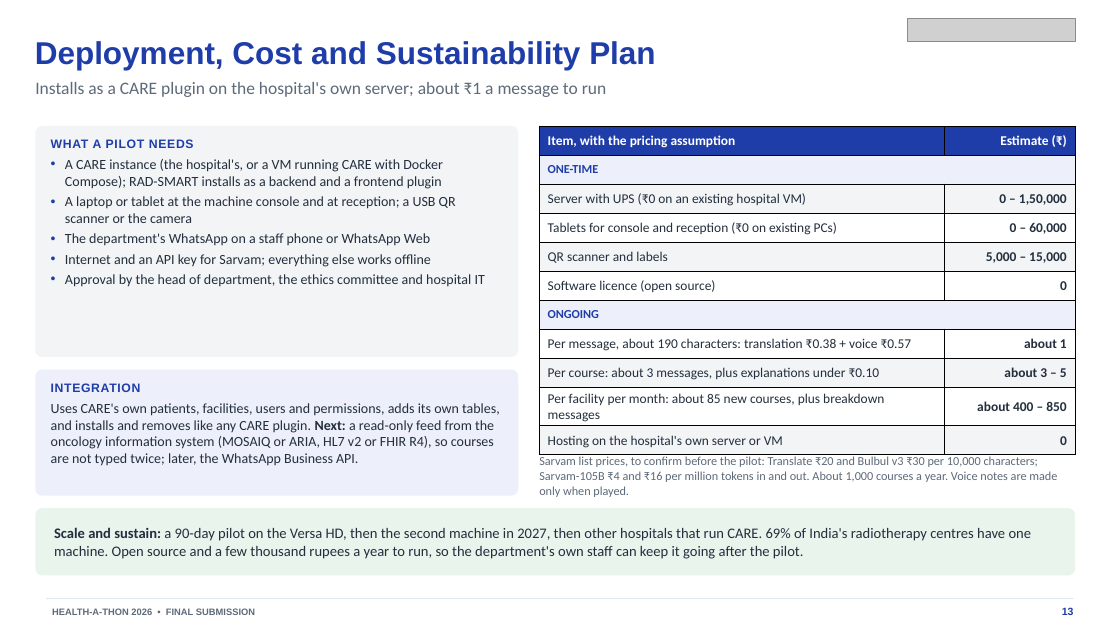
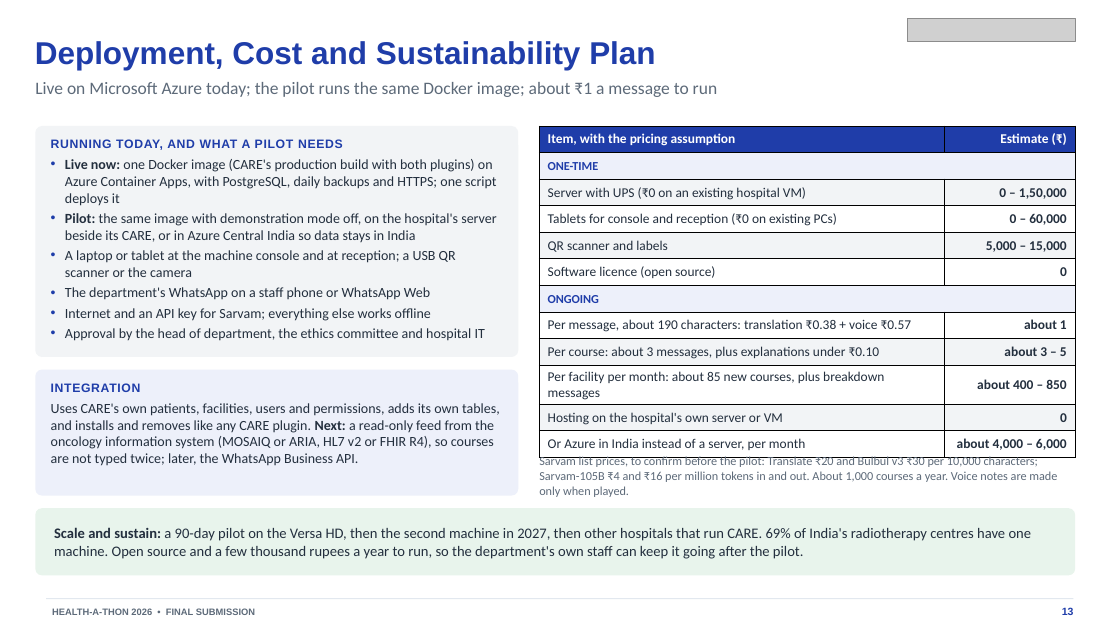
Before and after one commit to psraghothamrao8/RAD-SMART, a slide deck: slide 13 of docs/RAD-SMART_Phase2_Submission.pptx. Drawn at 1120x630 pixels with LibreOffice and Linux fonts; fonts in the diff are those of the drawing; grey boxes stand for pictures. Boxes give left, top, right and bottom in pixels: in the first picture for what was removed or moved away, otherwise in the second. Text is boxed around its words. In the diff, an @@ line names an element or a change of style, - is before the commit and + after.

```diff
--- a/docs/RAD-SMART_Phase2_Submission.pptx
+++ b/docs/RAD-SMART_Phase2_Submission.pptx
@@ text at [35, 82, 717, 97]: text changed @@
-Installs as a CARE plugin on the hospital's own server; about ₹1 a message to run
+Live on Microsoft Azure today; the pilot runs the same Docker image; about ₹1 a message to run
@@ text in rounded rectangle at [51, 139, 496, 242]: text changed @@
-WHAT A PILOT NEEDS
-• A CARE instance (the hospital's, or a VM running CARE with Docker Compose); RAD-SMART installs as a backend and a frontend plugin
+RUNNING TODAY, AND WHAT A PILOT NEEDS
+• Live now: one Docker image (CARE's production build with both plugins) on Azure Container Apps, with PostgreSQL, daily backups and HTTPS; one script deploys it
+• Pilot: the same image with demonstration mode off, on the hospital's server beside its CARE, or in Azure Central India so data stays in India
@@ table at [539, 126, 1075, 454] @@
+row 12: Or Azure in India instead of a server, per month | about 4,000 – 6,000
```
Also in this commit, not shown: 4 other slides changed, 26 other files.
